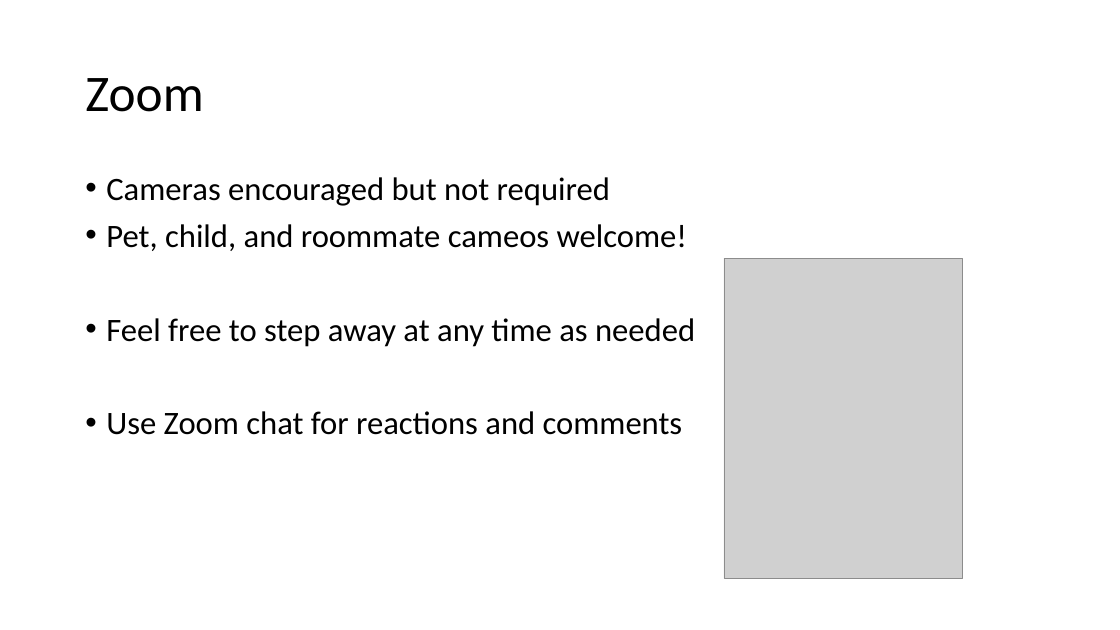
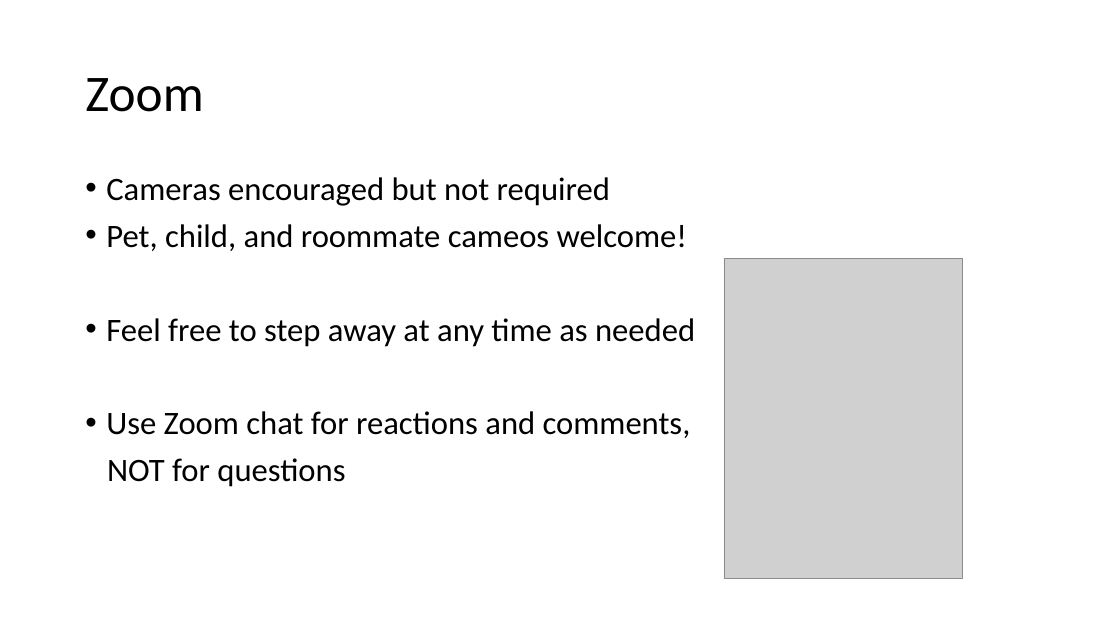
Before and after one commit to BIGslu/2022_ASM_Microbe_RNAseq, a slide deck: slide 5 of 0_welcome/welcome.pptx. Drawn at 1120x630 pixels with LibreOffice and Linux fonts; fonts in the diff are those of the drawing; grey boxes stand for pictures. Boxes give left, top, right and bottom in pixels: in the first picture for what was removed or moved away, otherwise in the second. Text is boxed around its words. In the diff, an @@ line names an element or a change of style, - is before the commit and + after.

```diff
--- a/0_welcome/welcome.pptx
+++ b/0_welcome/welcome.pptx
@@ text at box(106, 411, 691, 487): text changed @@
-• Use Zoom chat for reactions and comments
+• Use Zoom chat for reactions and comments,
+NOT for questions
```
Also in this commit, not shown: 3 other slides changed, 1 slide added.
